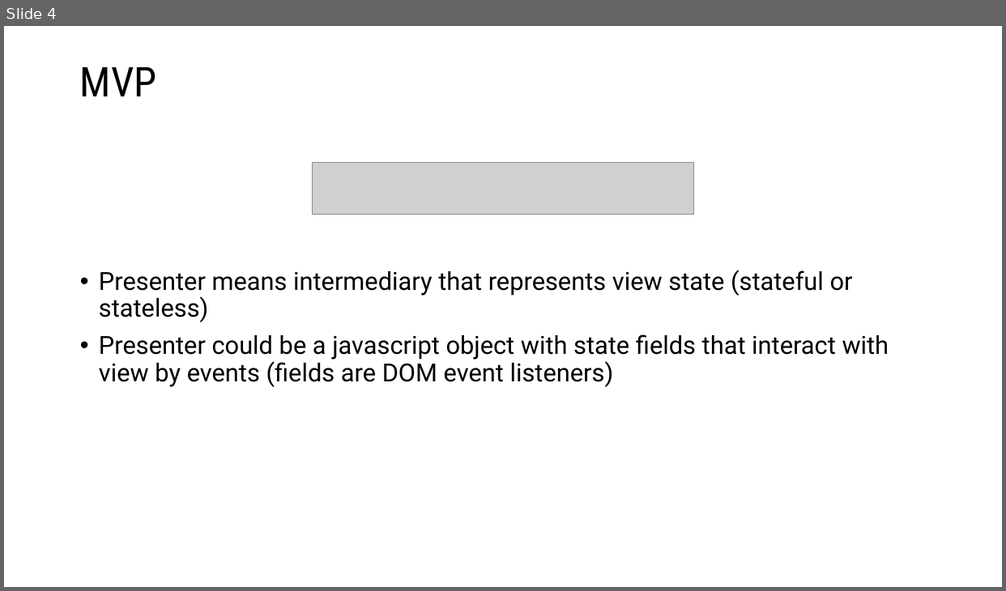
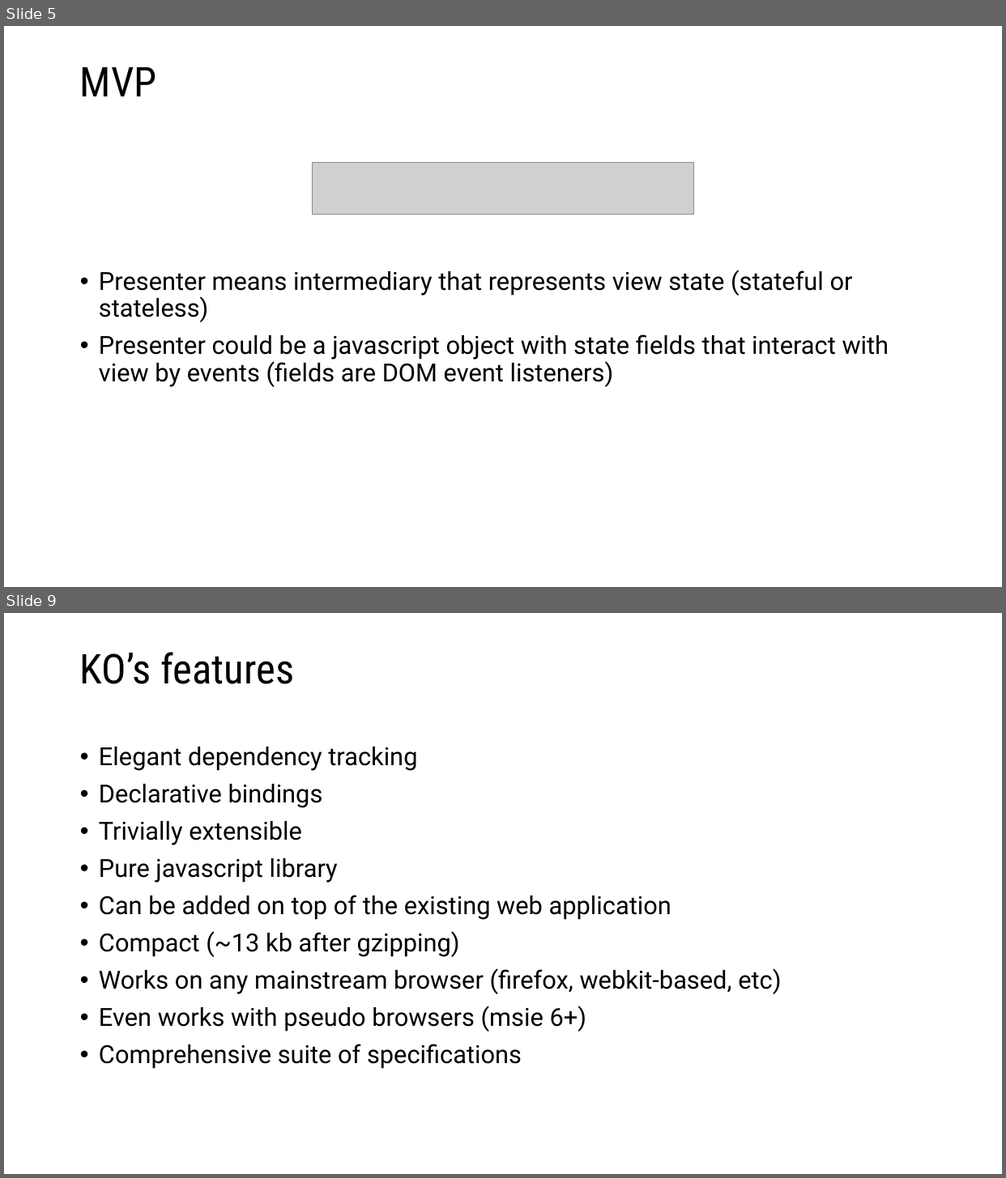
Before and after one commit to vba/presentations, a slide deck: knockout.js/knockout.js.pptx. Shown one above the other, each under a label of ours: slide 4 before the commit, slides 5 and 9 after it; the slides between them are not shown. The pictures are 1006x591 and 1006x1178 pixels, drawn with LibreOffice and Linux fonts; fonts in the diff are those of the drawing; grey boxes stand for pictures. Boxes give left, top, right and bottom in pixels: in the first picture for what was removed or moved away, otherwise in the second. Text is boxed around its words. In the diff, an @@ line names an element or a change of style, - is before the commit and + after.

```diff
--- a/knockout.js/knockout.js.pptx
+++ b/knockout.js/knockout.js.pptx
@@ slide 9 added at bbox=[4, 613, 1002, 1174], background #FFFFFF @@
@@ title added at bbox=[80, 652, 294, 684], 39.6 pt, text #000000 @@
+KO’s features
@@ text added at bbox=[99, 747, 781, 1069], 24 pt, text #000000 @@
+• Elegant dependency tracking
+• Declarative bindings
+• Trivially extensible
+• Pure javascript library
+• Can be added on top of the existing web application
+• Compact (~13 kb after gzipping)
+• Works on any mainstream browser (firefox, webkit-based, etc)
+• Even works with pseudo browsers (msie 6+)
+• Comprehensive suite of specifications
@@ what was slide 4 is now slide 5 @@
```
Also in this commit, not shown: 3 slides changed, 3 other slides added.
